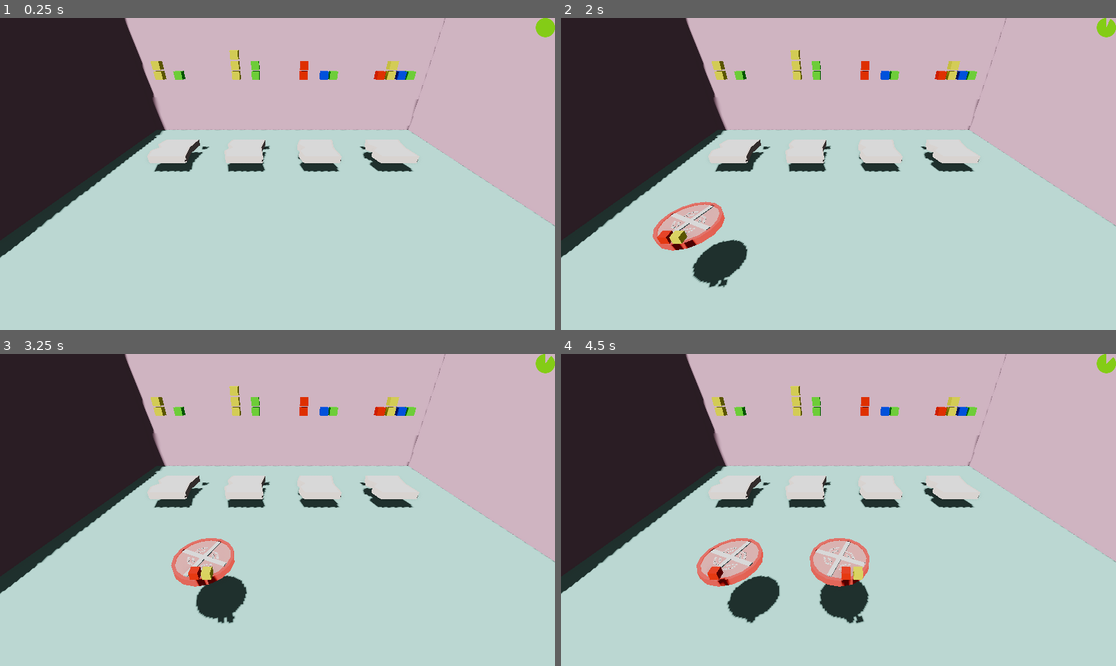
Above: before the commit, frames 1-4 (two rows, left to right).
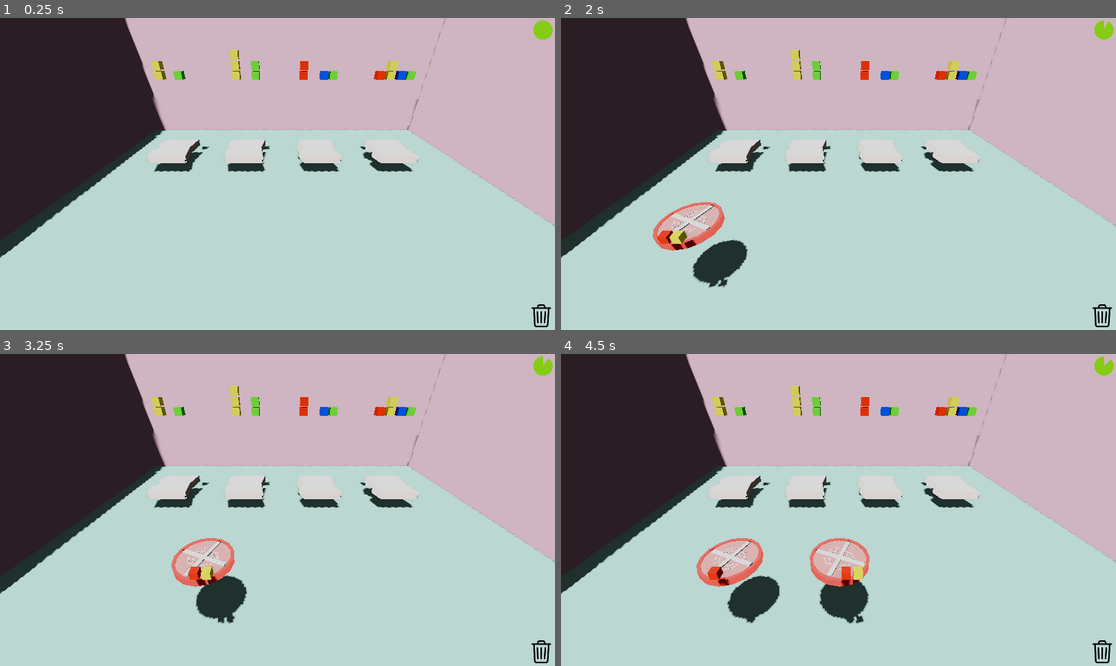
Above: after the commit, the same moments.

Repository: gabrield67/Sandwich-Shop
Game: Godot game, scene res://scenes/game.tscn
Two runs of this game, one before a commit and one after it. Both use one fixed random seed, a clock stepped at 60 frames per second and the inputs below.
Inputs (mouse positions are in pixels of both pictures, inside the frame that each line leads up to):
- Up to frame 1 (0.25 s): no input
- Up to frame 2 (2 s): tap Enter at 0.5 s; move the mouse to (960, 158) at 0.52 s; click (960, 158) at 0.67 s; tap Space at 1.25 s; move the mouse to (727, 189) at 1.27 s; click (727, 189) at 1.42 s
- Up to frame 3 (3.25 s): move the mouse to (333, 441) at 2.02 s; click (333, 441) at 2.17 s; move the mouse to (249, 572) at 2.77 s; click (249, 572) at 2.92 s
- Up to frame 4 (4.5 s): move the mouse to (1005, 556) at 3.52 s; click (1005, 556) at 3.67 s; move the mouse to (672, 463) at 4.27 s; click (672, 463) at 4.42 s

The runs differ from the first frame. In frame 1, 0.2% of the frame differs, in the area x 95-100%, y 0-100%; in frame 2, 0.2%; in frame 3, 0.2%; in frame 4, 0.2%.

Commit message:
HUD updates
adding trash to the HUD + some raccoon stuff

Diff:
--- a/project.godot
+++ b/project.godot
@@ -15,6 +15,10 @@
 config/features=PackedStringArray("4.6", "Forward Plus")
 config/icon="res://icon.svg"
 
+[autoload]
+
+GlobalEvents="*uid://c3ourvit63j4v"
+
 [physics]
 
 3d/physics_engine="Jolt Physics"
--- a/scenes/HUD.tscn
+++ /dev/null
@@ -1,32 +0,0 @@
-[gd_scene format=3 uid="uid://bkd5kxair4hmq"]
-
-[ext_resource type="Script" uid="uid://2we5k3tji1q1" path="res://scenes/hud.gd" id="1_1etfg"]
-[ext_resource type="Texture2D" uid="uid://cxqhivndx050a" path="res://assets/progress_circle_lime_green.png" id="1_fls4u"]
-
-[node name="HUD" type="CanvasLayer" unique_id=1287460498]
-script = ExtResource("1_1etfg")
-
-[node name="Control" type="Control" parent="." unique_id=614236100]
-layout_mode = 3
-anchors_preset = 1
-anchor_left = 1.0
-anchor_right = 1.0
-offset_left = -40.0
-offset_right = -40.0
-grow_horizontal = 0
-size_flags_horizontal = 0
-
-[node name="Radial Timer" type="TextureProgressBar" parent="Control" unique_id=826439598]
-layout_mode = 0
-offset_right = 40.0
-offset_bottom = 40.0
-fill_mode = 5
-nine_patch_stretch = true
-texture_progress = ExtResource("1_fls4u")
-
-[node name="Level Timer" type="Timer" parent="Control/Radial Timer" unique_id=1849427169]
-
-[node name="Label" type="Label" parent="Control" unique_id=1029001574]
-layout_mode = 0
-offset_right = 40.0
-offset_bottom = 23.0
--- a/scenes/Ingredients/ingredient.gd
+++ b/scenes/Ingredients/ingredient.gd
@@ -53,6 +53,7 @@
 		time_to_despawn = time_to_despawn-delta
 		if time_to_despawn <= 0:
 			queue_free()
+			GlobalEvents.ingredients_wasted.emit()
 	pass
 
 func on_grab():
--- a/scenes/Ingredients/ingredient_spawner.gd
+++ b/scenes/Ingredients/ingredient_spawner.gd
@@ -3,6 +3,7 @@
 var spawn_wait_time = 1.8
 var timer = 0
 var moving_ingredients = true
+var despawn_count: int = 0
 
 # Called when the node enters the scene tree for the first time.
 func _ready() -> void:
--- /dev/null
+++ b/scenes/UI/HUD.tscn
@@ -0,0 +1,58 @@
+[gd_scene format=3 uid="uid://bkd5kxair4hmq"]
+
+[ext_resource type="Script" uid="uid://2we5k3tji1q1" path="res://scenes/UI/hud.gd" id="1_1etfg"]
+[ext_resource type="Texture2D" uid="uid://cxqhivndx050a" path="res://assets/progress_circle_lime_green.png" id="1_fls4u"]
+[ext_resource type="Texture2D" uid="uid://kukxhywuqh7o" path="res://assets/trash_full.png" id="3_5ip4n"]
+[ext_resource type="Texture2D" uid="uid://bh5epw1konr3x" path="res://assets/trash_empty.png" id="4_l8xe2"]
+
+[node name="HUD" type="CanvasLayer" unique_id=1287460498]
+script = ExtResource("1_1etfg")
+
+[node name="Control" type="Control" parent="." unique_id=614236100]
+layout_mode = 3
+anchors_preset = 15
+anchor_right = 1.0
+anchor_bottom = 1.0
+grow_horizontal = 2
+grow_vertical = 2
+size_flags_horizontal = 4
+
+[node name="Timer Container" type="MarginContainer" parent="Control" unique_id=1001362588]
+layout_mode = 1
+anchors_preset = 1
+anchor_left = 1.0
+anchor_right = 1.0
+offset_left = -45.0
+offset_top = 5.0
+offset_right = -5.0
+offset_bottom = 45.0
+grow_horizontal = 0
+
+[node name="Radial Timer" type="TextureProgressBar" parent="Control/Timer Container" unique_id=826439598]
+layout_mode = 2
+fill_mode = 5
+nine_patch_stretch = true
+texture_progress = ExtResource("1_fls4u")
+
+[node name="Level Timer" type="Timer" parent="Control/Timer Container/Radial Timer" unique_id=1849427169]
+
+[node name="Waste Container" type="MarginContainer" parent="Control" unique_id=1267399968]
+layout_mode = 1
+anchors_preset = 3
+anchor_left = 1.0
+anchor_top = 1.0
+anchor_right = 1.0
+anchor_bottom = 1.0
+offset_left = -45.0
+offset_top = -46.0
+offset_right = -5.0
+offset_bottom = -6.0
+grow_horizontal = 0
+grow_vertical = 0
+
+[node name="Waste Progress" type="TextureProgressBar" parent="Control/Waste Container" unique_id=698615135]
+layout_mode = 2
+max_value = 0.0
+fill_mode = 3
+texture_under = ExtResource("4_l8xe2")
+texture_progress = ExtResource("3_5ip4n")
--- /dev/null
+++ b/scenes/UI/hud.gd
@@ -0,0 +1,39 @@
+extends CanvasLayer
+
+@onready var timer: Timer = $"Control/Timer Container/Radial Timer/Level Timer"
+@onready var waste: TextureProgressBar = $"Control/Waste Container/Waste Progress"
+@onready var radialProgress: TextureProgressBar = $"Control/Timer Container/Radial Timer"
+@onready var wasteLabel: Label = $"Control/Waste Container/Label"
+
+
+@export var levelTime: int = 30
+@export var maxWaste: int = 10
+
+var wasteCount: int = 0
+
+# Called when the node enters the scene tree for the first time.
+func _ready() -> void:
+	#set Level Timer
+	timer.wait_time = levelTime
+	timer.one_shot = true
+	timer.start()
+
+	radialProgress.max_value = timer.wait_time
+
+	#set Waste Progress Bar
+	waste.max_value = maxWaste
+
+
+# Called every frame. 'delta' is the elapsed time since the previous frame.
+func _process(_delta: float) -> void:
+
+	#update Level Timer
+	radialProgress.value = timer.time_left
+
+	#update Wasted Items
+	GlobalEvents.ingredients_wasted.connect(_on_ingredients_wasted)
+
+# Update Trash Progress Bar every time there's a wasted ingredient
+func _on_ingredients_wasted():
+	wasteCount += 1
+	waste.value = wasteCount
--- a/scenes/game.tscn
+++ b/scenes/game.tscn
@@ -4,11 +4,11 @@
 [ext_resource type="PackedScene" uid="uid://c54v7gf8e74j5" path="res://scenes/Ingredients/Bread.tscn" id="3_lnu2h"]
 [ext_resource type="PackedScene" uid="uid://drkevmp0aiaxv" path="res://scenes/Ingredients/Ingredient Spawner.tscn" id="4_lbhrr"]
 [ext_resource type="AudioStream" uid="uid://dqndtmnajwa2x" path="res://sounds/plop_01_rubber_duck_oga.ogg" id="4_p57ef"]
-[ext_resource type="PackedScene" uid="uid://bkd5kxair4hmq" path="res://scenes/HUD.tscn" id="5_iywne"]
+[ext_resource type="PackedScene" uid="uid://bkd5kxair4hmq" path="res://scenes/UI/HUD.tscn" id="5_iywne"]
 [ext_resource type="AudioStream" uid="uid://bhebxqcor48g" path="res://sounds/bell_01_rubber_duck_oga.ogg" id="7_gee14"]
 [ext_resource type="AudioStream" uid="uid://b54m7lsq21hkc" path="res://sounds/spring_07_rubber_duck.ogg" id="8_0tnpc"]
 [ext_resource type="AudioStream" uid="uid://cuwtp2lhf4g5" path="res://sounds/music/rpg_brandon_morris_oga_hael_DB.ogg" id="8_gee14"]
-[ext_resource type="PackedScene" uid="uid://b4kkoakbexh8r" path="res://models/walls.tscn" id="9_0tnpc"]
+[ext_resource type="PackedScene" path="res://models/walls.tscn" id="9_0tnpc"]
 
 [sub_resource type="BoxShape3D" id="BoxShape3D_8cj0n"]
 
--- a/scenes/hud.gd
+++ /dev/null
@@ -1,21 +0,0 @@
-extends CanvasLayer
-
-@onready var timer: Timer = $"Control/Radial Timer/Level Timer"
-@onready var radialProgress: TextureProgressBar = $"Control/Radial Timer"
-@export var levelTime: int = 30
-
-# Called when the node enters the scene tree for the first time.
-func _ready() -> void:
-	#set Level Timer
-	timer.wait_time = levelTime
-	timer.one_shot = true
-	timer.start()
-
-	radialProgress.max_value = timer.wait_time
-
-
-# Called every frame. 'delta' is the elapsed time since the previous frame.
-func _process(delta: float) -> void:
-
-	#update Level Timer
-	radialProgress.value = timer.time_left
--- a/scenes/raccoon.tscn
+++ b/scenes/raccoon.tscn
@@ -1,7 +1,7 @@
 [gd_scene format=3 uid="uid://ccbffutqtq21k"]
 
-[ext_resource type="Script" path="res://scenes/raccoon.gd" id="1_fnbhh"]
-[ext_resource type="PackedScene" path="res://scenes/timer_3d.tscn" id="2_wngsp"]
+[ext_resource type="Script" uid="uid://c3jhtrqw8x8yr" path="res://scenes/raccoon.gd" id="1_fnbhh"]
+[ext_resource type="PackedScene" uid="uid://g3ri2k46mdch" path="res://scenes/UI/timer_3d.tscn" id="2_wngsp"]
 
 [sub_resource type="CapsuleMesh" id="CapsuleMesh_iywne"]
 
--- a/scripts/events.gd
+++ b/scripts/events.gd
@@ -1,11 +1,4 @@
 extends Node
 
-
-# Called when the node enters the scene tree for the first time.
-func _ready() -> void:
-	pass # Replace with function body.
-
-
-# Called every frame. 'delta' is the elapsed time since the previous frame.
-func _process(delta: float) -> void:
-	pass
+signal ingredients_wasted
+signal max_ingredients_wasted
Binary file added: assets/trash_empty.png
Not shown, added: assets/trash_empty.png.import
Binary file added: assets/trash_full.png
Not shown, added: assets/trash_full.png.import
Renamed: scenes/hud.gd.uid -> scenes/UI/hud.gd.uid
Renamed: scenes/timer_3d.tscn -> scenes/UI/timer_3d.tscn
